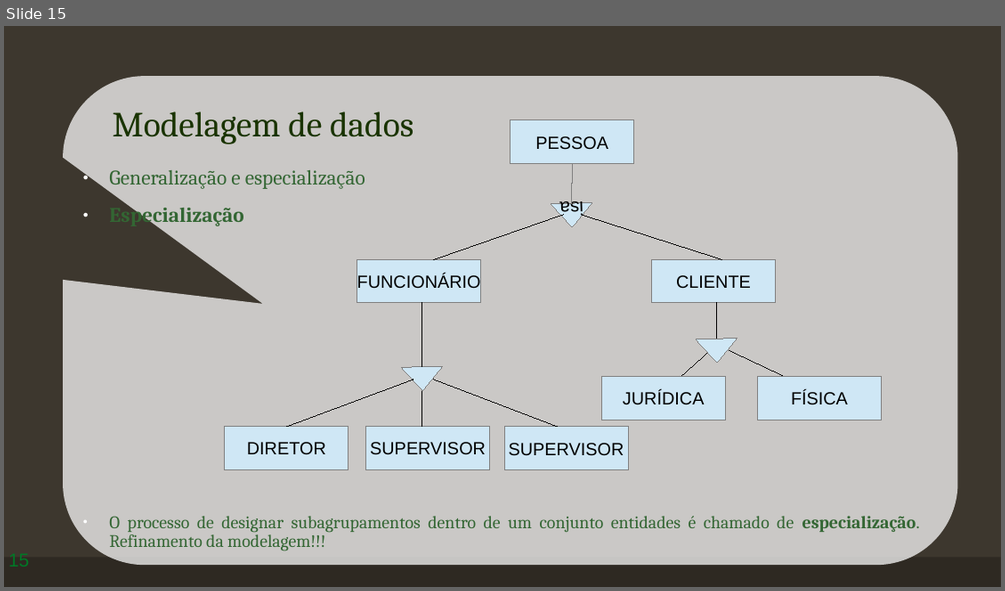
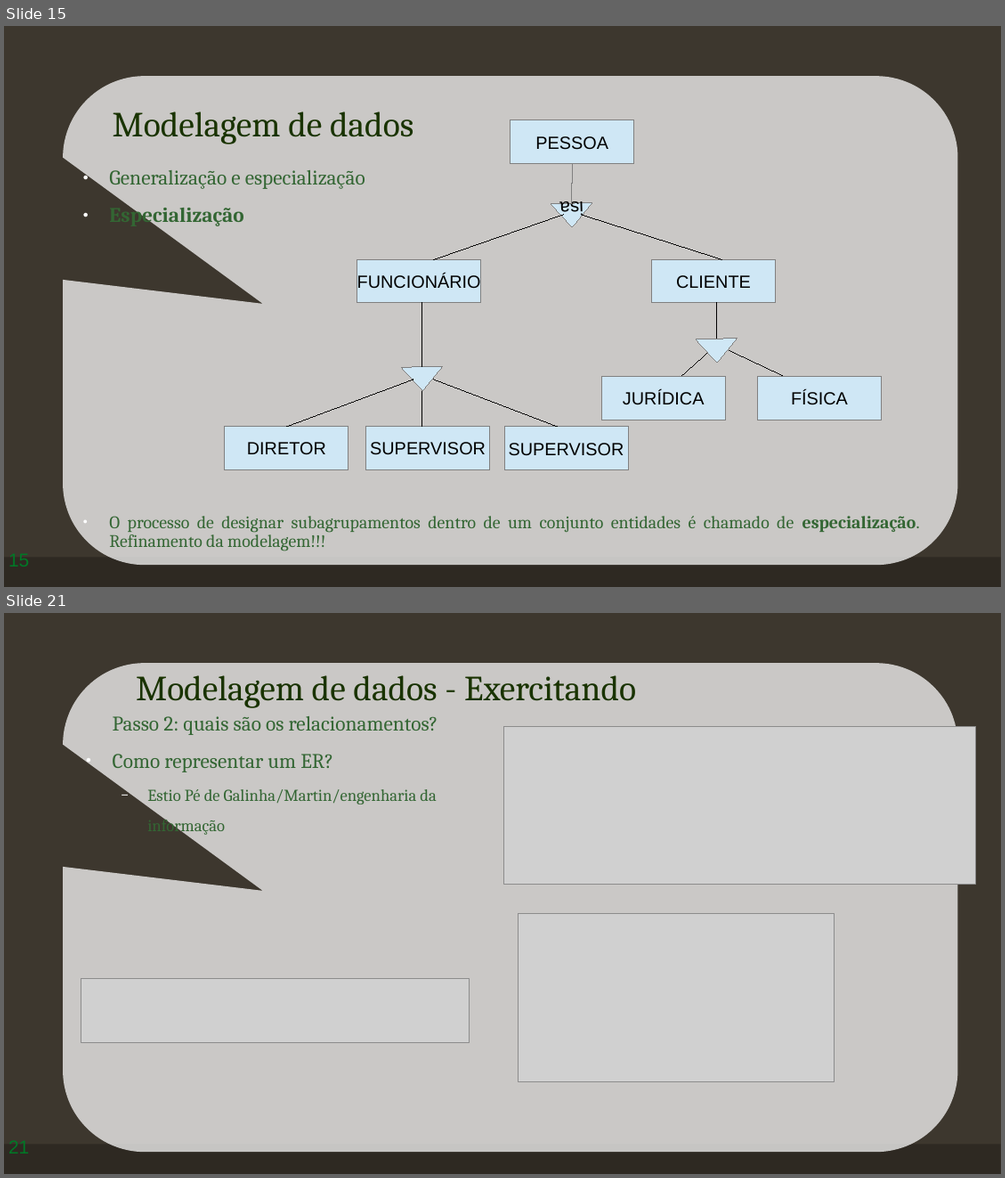
Before and after one commit to profvh/BD1, a slide deck: aulas/Banco de dados - aula 04.odp. Shown one above the other, each under a label of ours: slide 15 before the commit, slides 15 and 21 after it; the slides between them are not shown. The pictures are 1005x591 and 1005x1178 pixels, drawn with LibreOffice and Linux fonts; fonts in the diff are those of the drawing; grey boxes stand for pictures; background and template pictures are left out. Boxes give left, top, right and bottom in pixels: in the first picture for what was removed or moved away, otherwise in the second. Text is boxed around its words. In the diff, an @@ line names an element or a change of style, - is before the commit and + after.

```diff
--- a/aulas/Banco de dados - aula 04.odp
+++ b/aulas/Banco de dados - aula 04.odp
@@ slide 21 added at (x1=4, y1=613, x2=1001, y2=1174), background picture (left out); not listed: 1 template element that a slide beside it also shows @@
@@ rounded speech box added at (x1=63, y1=663, x2=958, y2=1152), fill #FFFFFF at 73% opacity @@
@@ title added at (x1=136, y1=675, x2=636, y2=708), 34 pt, text #193300 @@
+Modelagem de dados - Exercitando
@@ text added at (x1=113, y1=716, x2=438, y2=835), 20 pt, text #336633 @@
+Passo 2: quais são os relacionamentos?
+● Como representar um ER?
+  − Estio Pé de Galinha/Martin/engenharia da
+  informação
@@ picture added at (x1=503, y1=727, x2=975, y2=884) @@
@@ picture added at (x1=518, y1=914, x2=834, y2=1082) @@
@@ picture added at (x1=81, y1=978, x2=469, y2=1043) @@
@@ page number added at (x1=4, y1=1131, x2=101, y2=1167), 18 pt, text #007826 @@
+21
```
Also in this commit, not shown: 6 other slides added.
